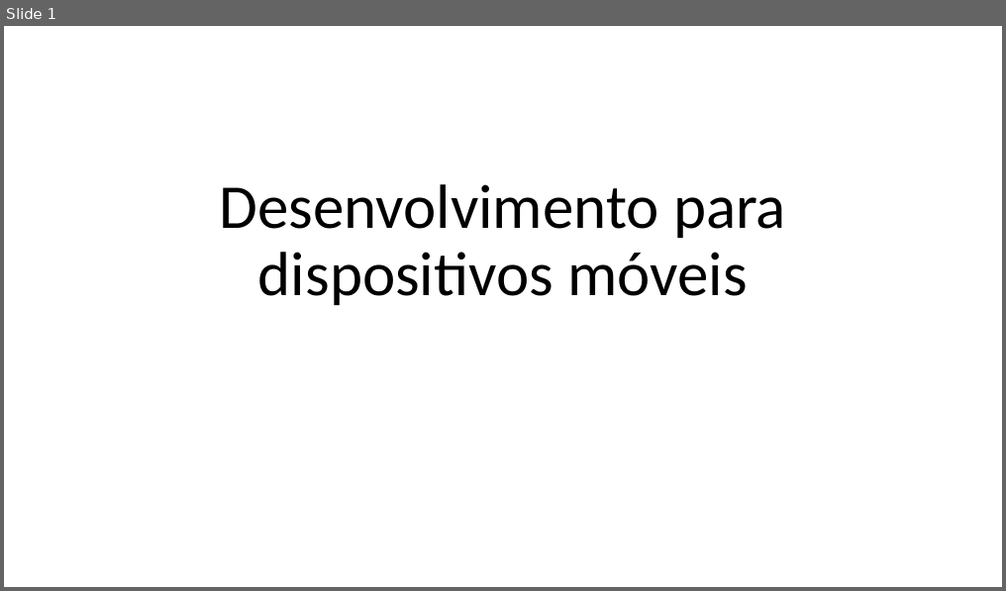
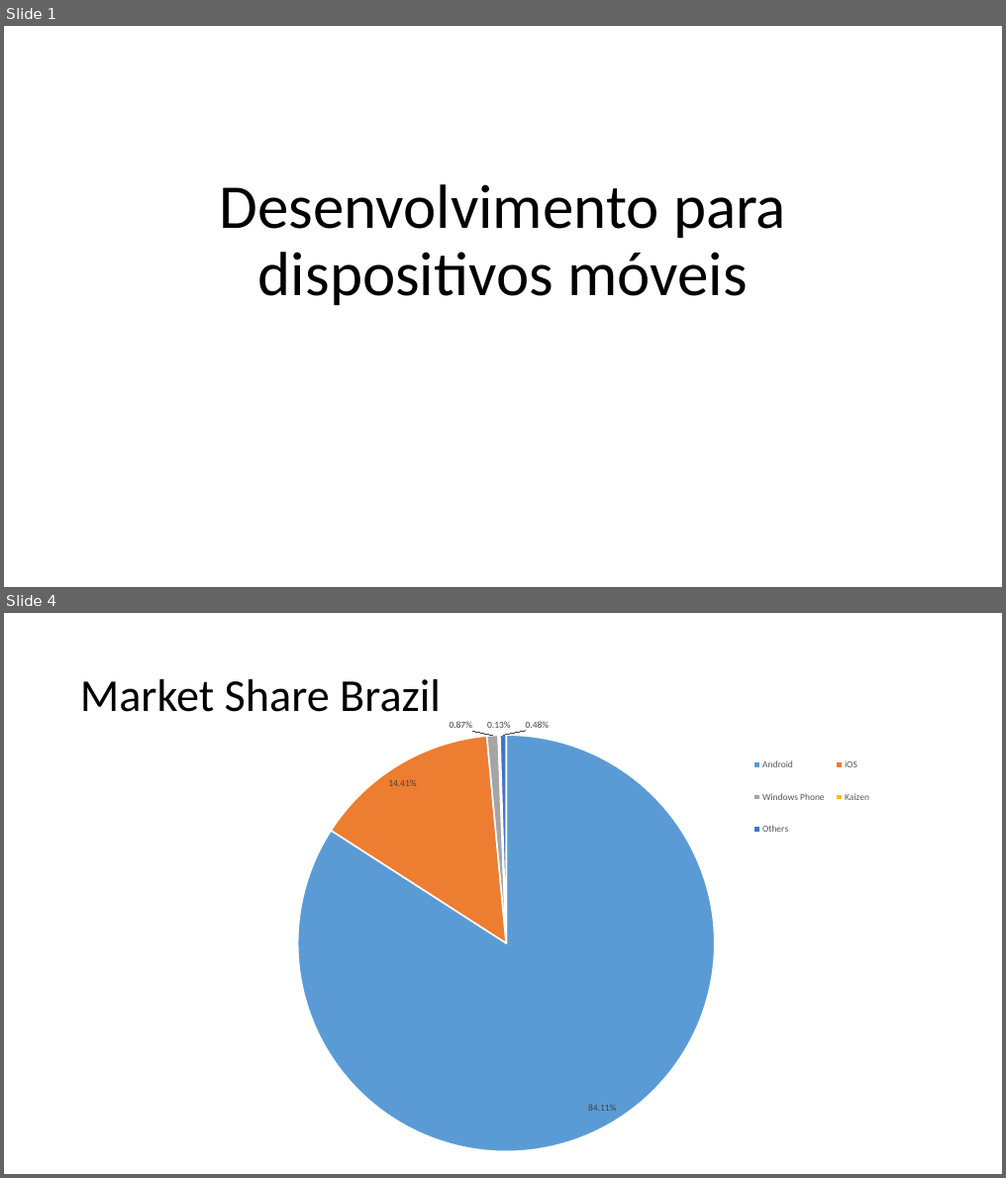
Before and after one commit to impagno/dmcamoes, a slide deck: Apresentações/Desenvolvimento para dispositivos móveis.pptx. Shown one above the other, each under a label of ours: slide 1 before the commit, slides 1 and 4 after it; the slides between them are not shown. The pictures are 1006x591 and 1006x1178 pixels, drawn with LibreOffice and Linux fonts; fonts in the diff are those of the drawing. Boxes give left, top, right and bottom in pixels: in the first picture for what was removed or moved away, otherwise in the second. Text is boxed around its words. In the diff, an @@ line names an element or a change of style, - is before the commit and + after.

```diff
--- a/Apresentações/Desenvolvimento para dispositivos móveis.pptx
+++ b/Apresentações/Desenvolvimento para dispositivos móveis.pptx
@@ slide 4 added at bbox=[4, 613, 1002, 1174], background #FFFFFF @@
@@ title added at bbox=[80, 679, 441, 712], 44 pt, text #000000 @@
+Market Share Brazil
@@ pie chart added at bbox=[175, 710, 920, 1162] @@
+categories: Android, iOS, Windows Phone, Kaizen, Others
+Series 1: 0.8411, 0.1441, 0.0087, 0.0013, 0.0048
```
Also in this commit, not shown: 2 slides changed.
